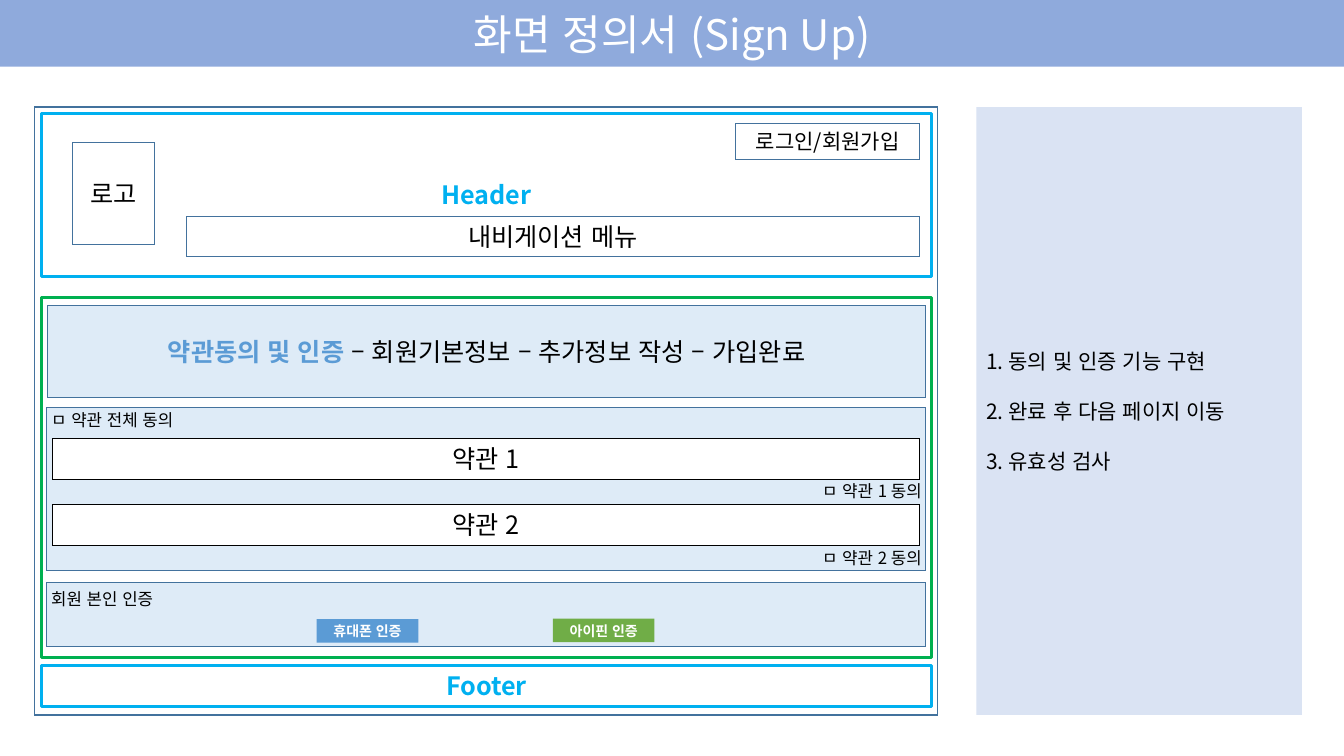
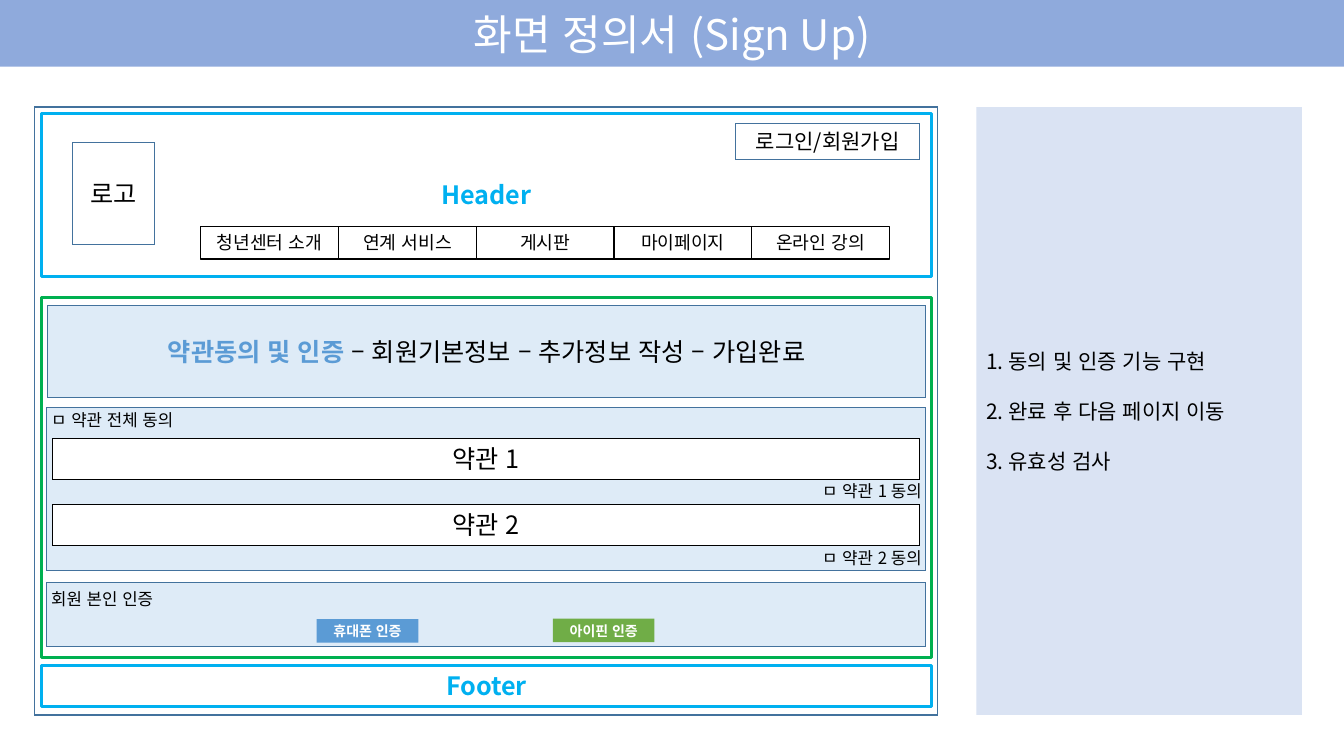
Before and after one commit to EODOHA/Youth_Project, a slide deck: slide 4 of 2조 프로젝트.pptx (slide 3 before the commit). Drawn at 1344x756 pixels with LibreOffice and Linux fonts; fonts in the diff are those of the drawing. Boxes give left, top, right and bottom in pixels: in the first picture for what was removed or moved away, otherwise in the second. Text is boxed around its words. In the diff, an @@ line names an element or a change of style, - is before the commit and + after.

```diff
--- a/2조 프로젝트.pptx
+++ b/2조 프로젝트.pptx
@@ rectangle removed at (187, 217, 920, 257) @@
-내비게이션 메뉴
@@ group added at (201, 227, 890, 259): 5 rectangles @@
+청년센터 소개
+연계 서비스
+게시판
+마이페이지
+온라인 강의
```
Also in this commit, not shown: 8 other slides changed, 27 slides added.
